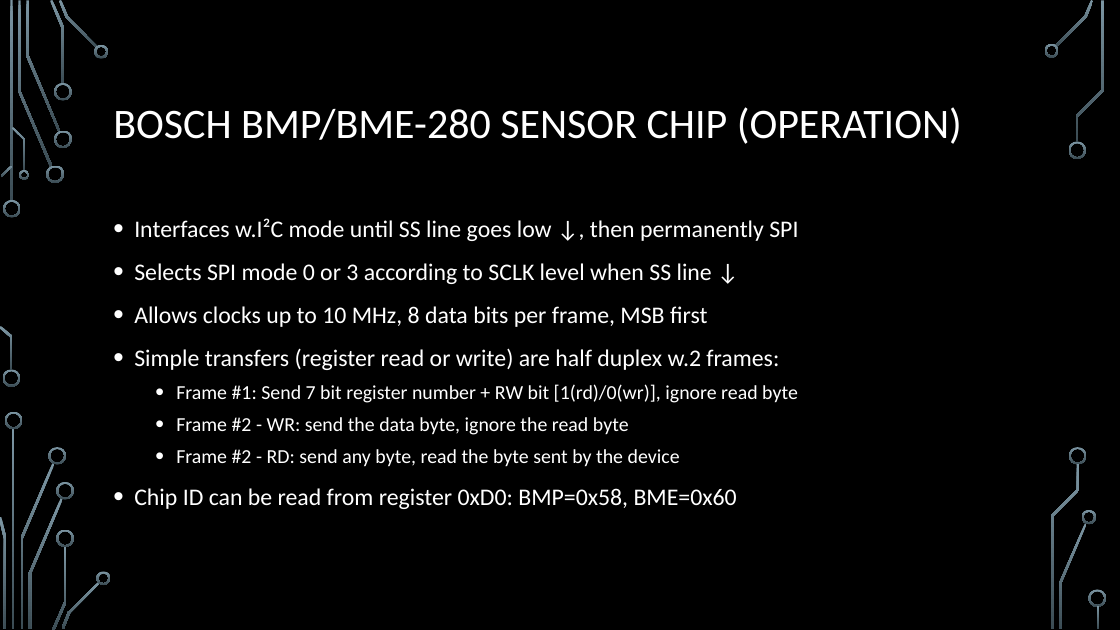
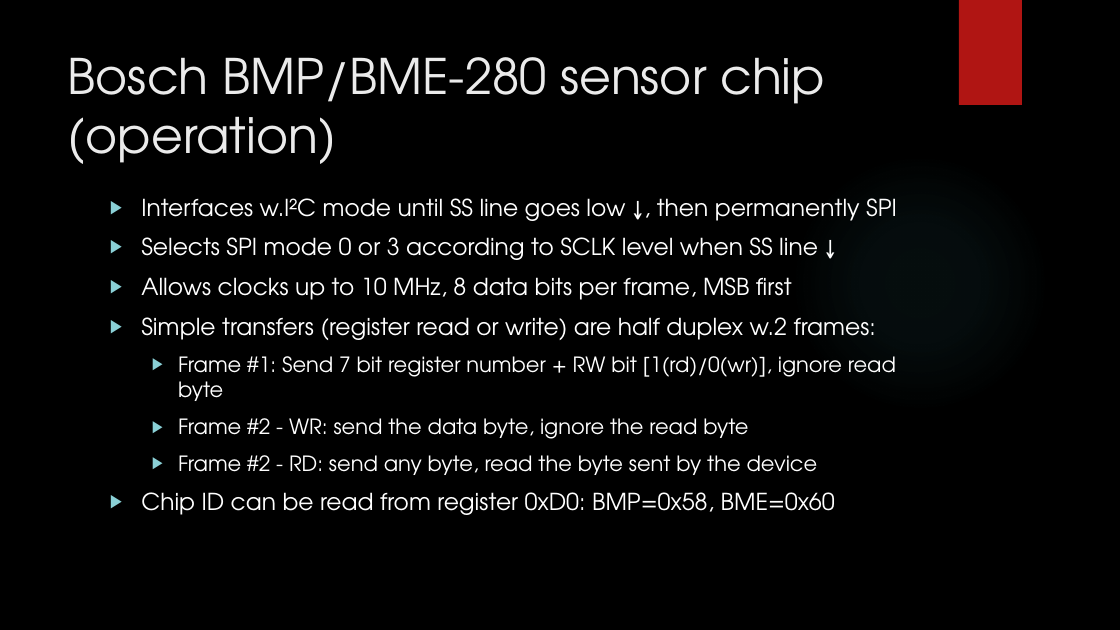
Before and after one commit to EmbeddedSystemClass/FinalProject5381, a slide deck: slide 34 of Final Project 5381.pptx (slide 33 before the commit). Drawn at 1120x630 pixels with LibreOffice and Linux fonts; fonts in the diff are those of the drawing; background and template pictures are left out. Boxes give left, top, right and bottom in pixels: in the first picture for what was removed or moved away, otherwise in the second. Text is boxed around its words. In the diff, an @@ line names an element or a change of style, - is before the commit and + after.

```diff
--- a/Final Project 5381.pptx
+++ b/Final Project 5381.pptx
@@ rectangle added at <box>959,0,1022,105</box>, fill #B01513 @@
@@ title "Bosch BMP/BME-280 sensor chip (operation)" at <box>68,57,825,164</box>: vertical alignment middle to top @@
@@ title at <box>68,57,825,164</box>: text changed; size 36 to 42 pt; font Calibri to TeX Gyre Adventor; text colour #FFFFFF to #EBEBEB @@
-BOSCH BMP/BME-280 SENSOR CHIP (OPERATION)
+Bosch BMP/BME-280 sensor chip (operation)
@@ ellipse added at <box>791,154,1049,413</box>, fill gradient #50B9C1 @@
@@ text "Interfaces w.I²C mode until SS ...": place and size @@
-text "Interfaces w.I²C mode until SS ..." at <box>134,218,798,509</box>
+text "Interfaces w.I²C mode until SS ..." at <box>141,198,897,515</box>
@@ text "Interfaces w.I²C mode until SS ..." at <box>141,198,897,515</box>: size 20.4 to 20 pt in "Interfaces w.I²C mode until SS line goes ...", "Selects SPI mode 0 or 3 according ...", "Allows clocks up to 10 MHz, 8 ...", "Simple transfers (register read or write) are ..." and 1 more places; font Calibri to TeX Gyre Adventor; size 17 to 18 pt in "Frame #1: Send 7 bit register number ...", "Frame #2 - WR: send the data ...", "Frame #2 - RD: send any byte, ..."; bullet • to ▶; line spacing 1.1 to 1; more space between paragraphs @@
@@ group removed at <box>0,0,1107,630</box>: 33 freeform shapes, 3 rectangles @@
```
Also in this commit, not shown: 43 other slides changed, 1 slide added.
